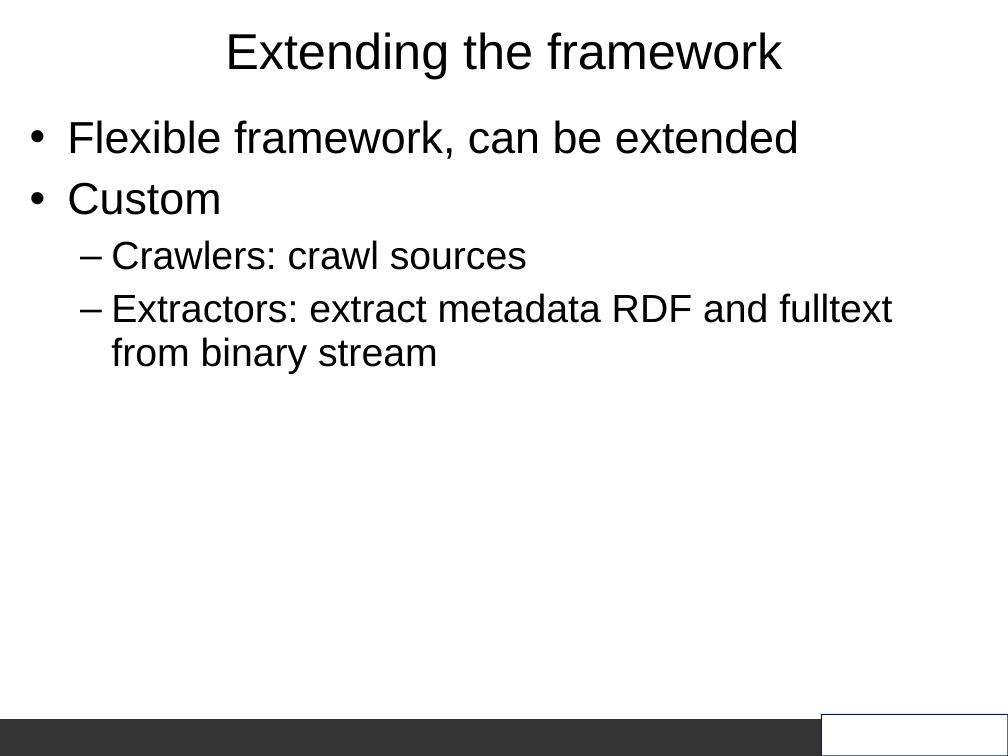
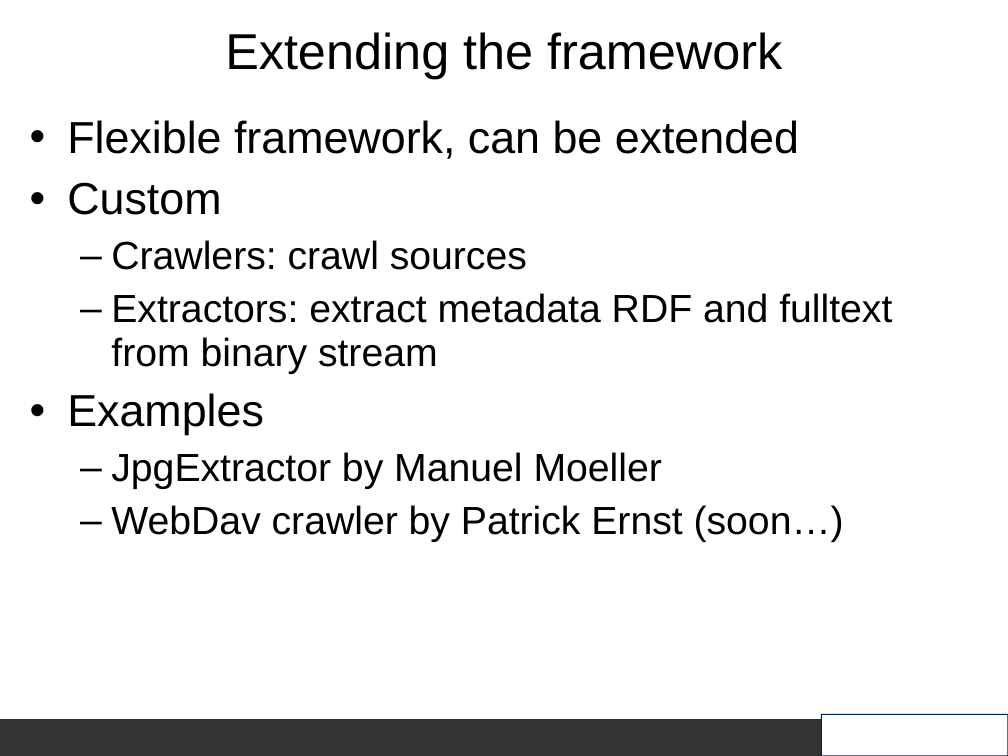
Before and after one commit to aurora/aperture, a slide deck: slide 17 of aperture/doc/Aperture_slides.ppt (slide 16 before the commit). Drawn at 1008x756 pixels with LibreOffice and Linux fonts; fonts in the diff are those of the drawing; background and template pictures are left out. Boxes give left, top, right and bottom in pixels: in the first picture for what was removed or moved away, otherwise in the second. Text is boxed around its words. In the diff, an @@ line names an element or a change of style, - is before the commit and + after.

```diff
--- a/aperture/doc/Aperture_slides.ppt
+++ b/aperture/doc/Aperture_slides.ppt
@@ text at (67, 393, 844, 542): paragraphs added @@
+• Examples
+  – JpgExtractor by Manuel Moeller
+  – WebDav crawler by Patrick Ernst (soon…)
```
Also in this commit, not shown: 11 other slides changed, 5 slides added, 1 slide removed, 1 other file.
